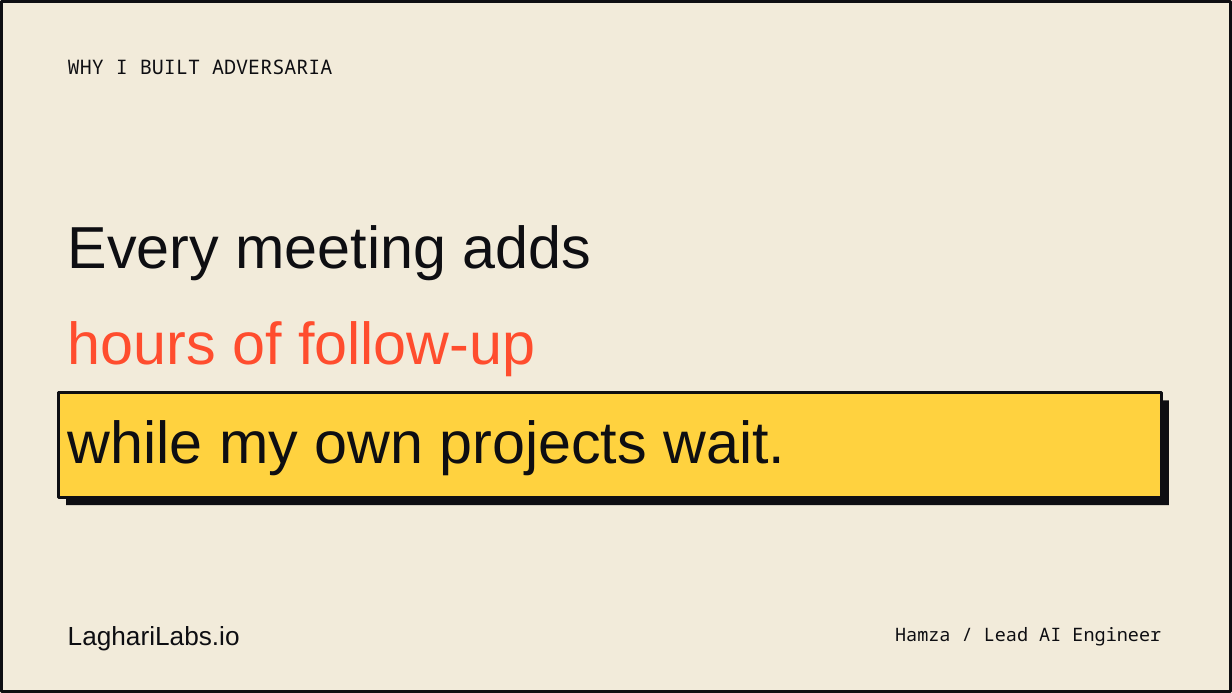
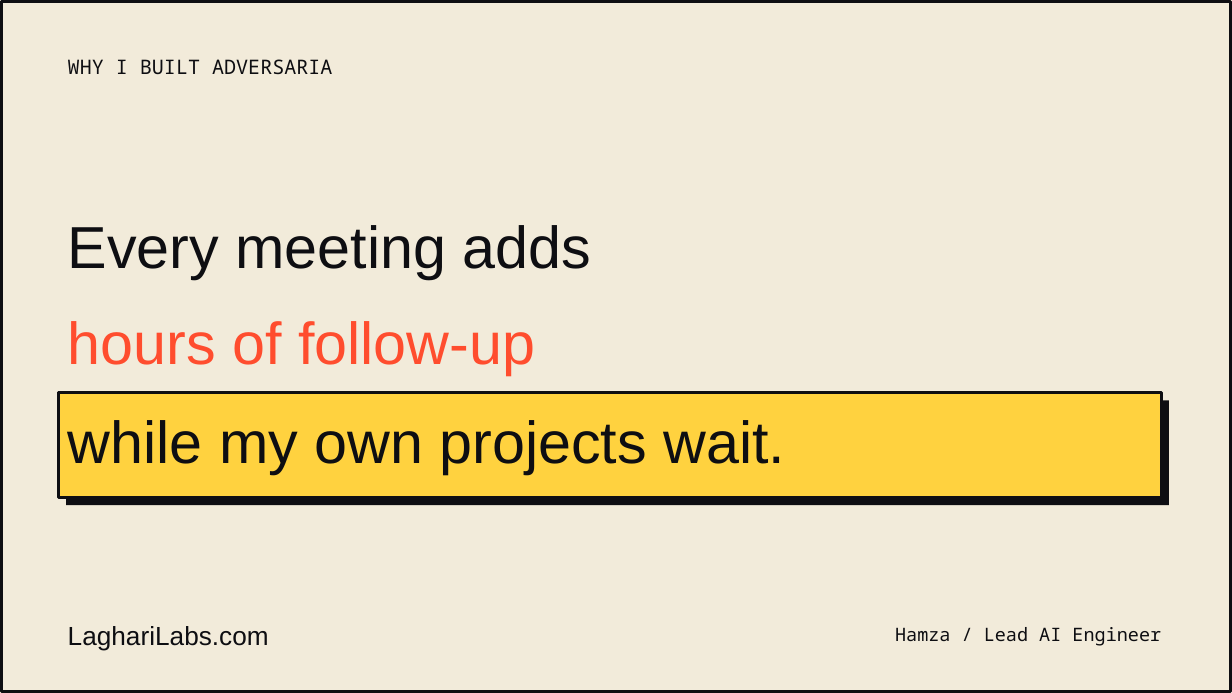
Before and after one commit to mhlaghari/adversaria-agents-everywhere, a slide deck: slide 1 of marketing/adversaria-story/output/adversaria-one-slide.pptx. Drawn at 1232x693 pixels with LibreOffice and Linux fonts; fonts in the diff are those of the drawing. Boxes give left, top, right and bottom in pixels: in the first picture for what was removed or moved away, otherwise in the second. Text is boxed around its words. In the diff, an @@ line names an element or a change of style, - is before the commit and + after.

```diff
--- a/marketing/adversaria-story/output/adversaria-one-slide.pptx
+++ b/marketing/adversaria-story/output/adversaria-one-slide.pptx
@@ text at (68,626,269,651): text changed @@
-LaghariLabs.io
+LaghariLabs.com
```
Also in this commit, not shown: 11 other files.
